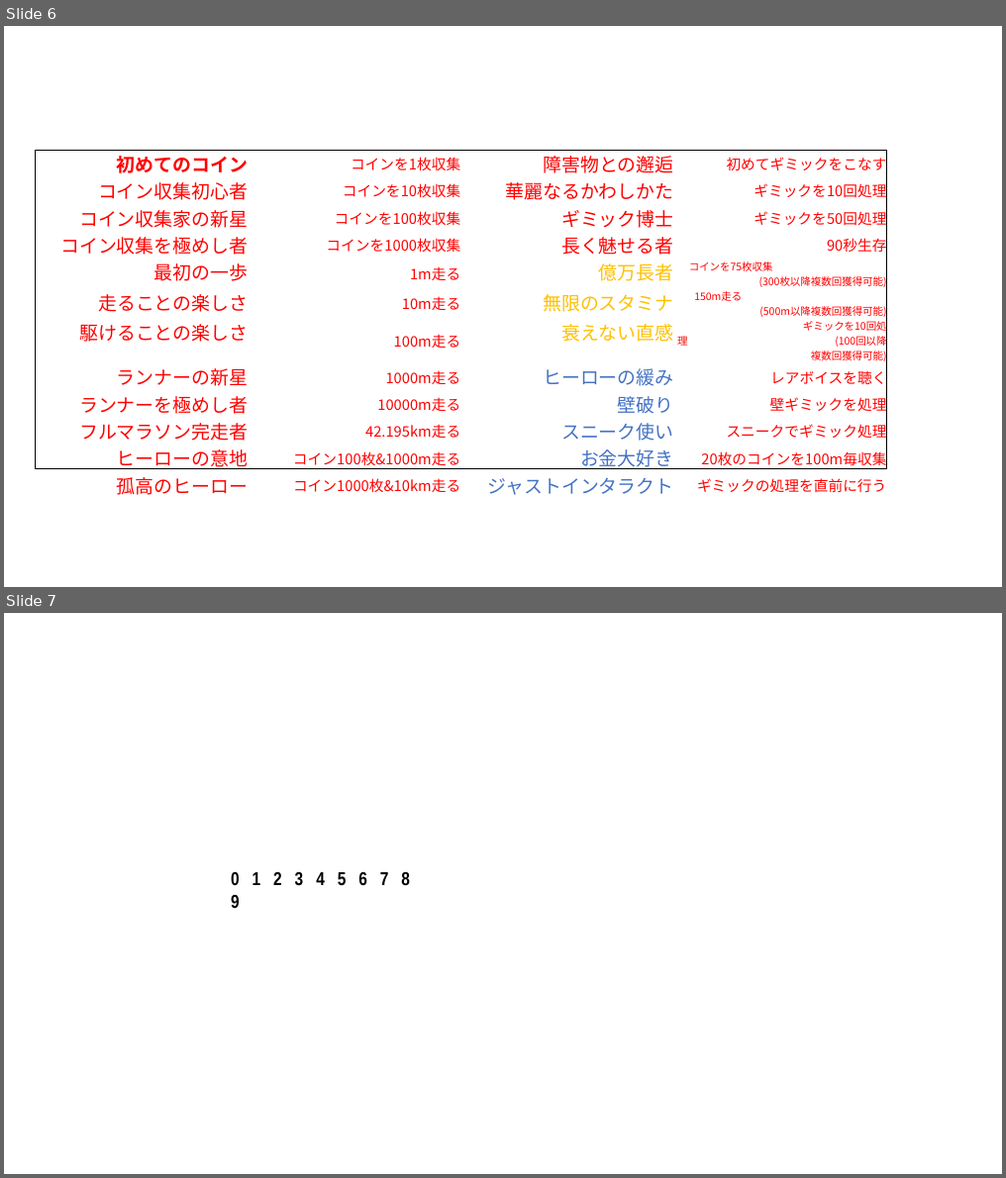
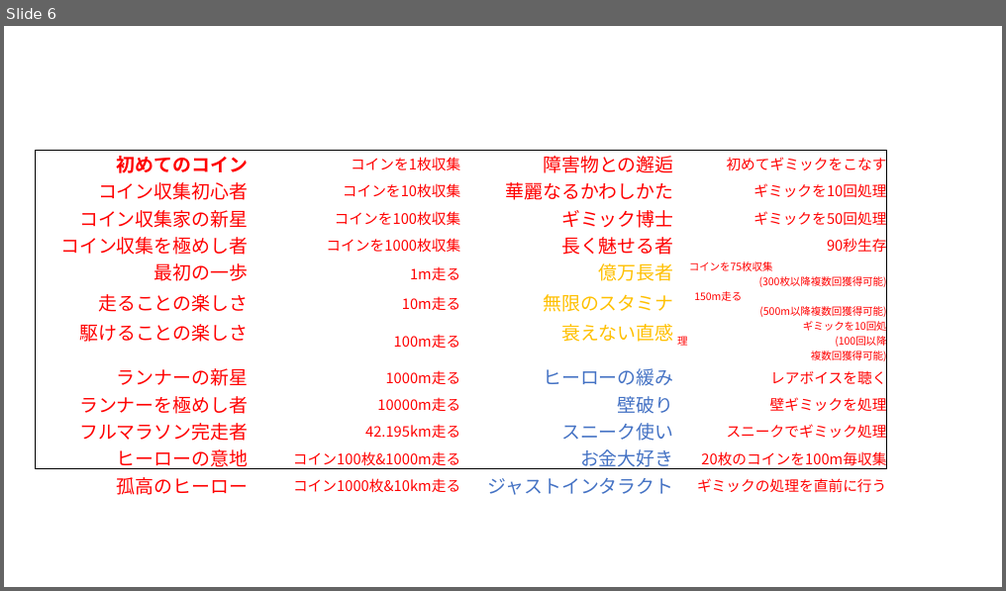
Before and after one commit to OKKU-Okuda/HEW, a slide deck: HEW/data/TEXTURE/ロゴ作成.pptx. Shown one above the other, each under a label of ours: slides 6 and 7 before the commit, slide 6 after it. The pictures are 1006x1178 and 1006x591 pixels, drawn with LibreOffice and Linux fonts; fonts in the diff are those of the drawing. Boxes give left, top, right and bottom in pixels: in the first picture for what was removed or moved away, otherwise in the second. Text is boxed around its words. In the diff, an @@ line names an element or a change of style, - is before the commit and + after.

```diff
--- a/HEW/data/TEXTURE/ロゴ作成.pptx
+++ b/HEW/data/TEXTURE/ロゴ作成.pptx
@@ slide 7 removed at box(4, 613, 1002, 1174), background #FFFFFF @@
@@ text removed at box(231, 871, 410, 886) @@
-0 1 2 3 4 5 6 7 8 9
```
Also in this commit, not shown: 1 slide added, 14 other files.
